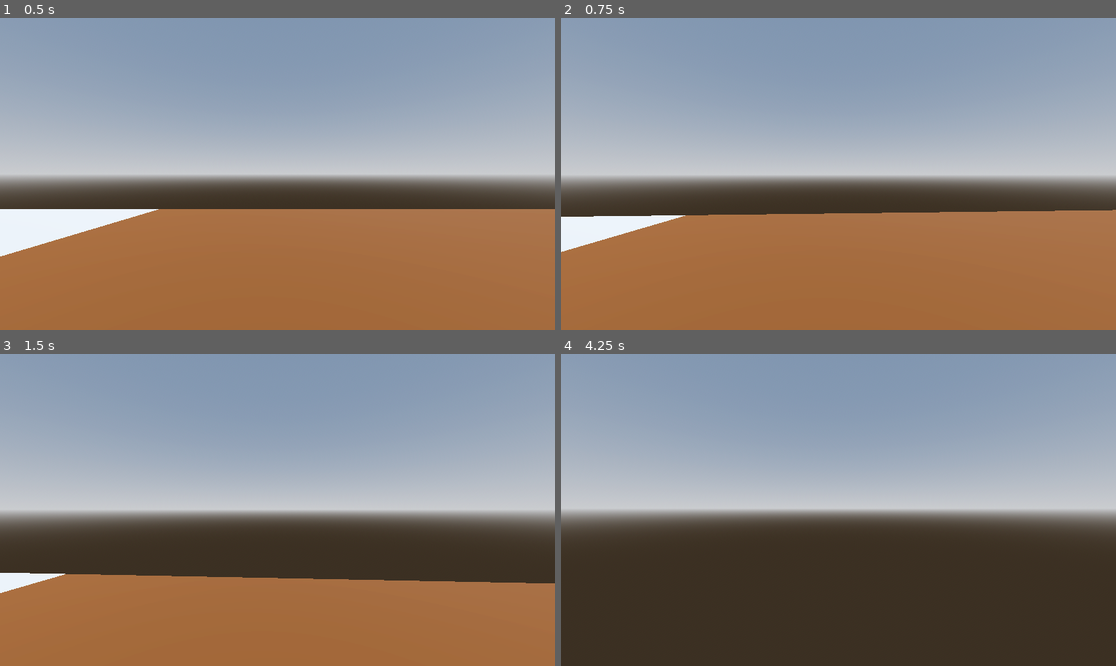
Above: before the commit, frames 1-4 (two rows, left to right).
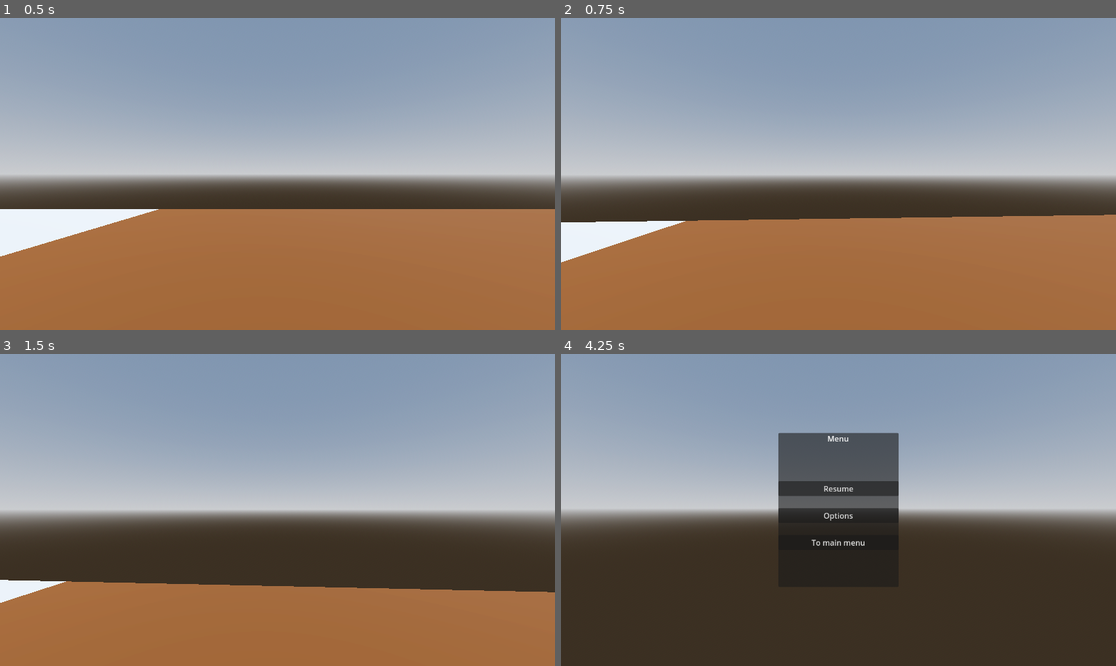
Above: after the commit, the same moments.

Repository: veradesrt/Sreamjam2025
Game: Godot game, scene res://scenes/maps/main.tscn
Same seed, same stepped clock (60 frames per second), same inputs: the game is played once before the commit and once after it.
Inputs (mouse positions are in pixels of both pictures, inside the frame that each line leads up to):
- Up to frame 1 (0.5 s): no input
- Up to frame 2 (0.75 s): tap Enter (enter) at 0.5, 0.6 s; move the mouse to (866, 174) at 0.52 s; hold W (forward) from 0.53 s (still down)
- Up to frame 3 (1.5 s): keep holding W (forward); move the mouse to (249, 510) at 1.27 s; tap Enter (enter) at 1.35 s
- Up to frame 4 (4.25 s): keep holding W (forward); move the mouse to (849, 503) at 2.02 s; tap Enter (enter) at 2.1, 2.85, 3.5, 3.6 s; tap Space at 2.75 s; move the mouse to (832, 516) at 2.77 s; move the mouse to (877, 513) at 3.52 s; tap Escape (escape) at 4.15 s

Frame 1 is identical in both runs. In frame 2, 2.2% of the frame differs, in the area x 0-100%, y 61-79%; in frame 3, 2.8%; in frame 4, 7.8%, in the area x 39-61%, y 25-63%.

Commit message:
added ingame menu, now you have options for mouse sensitivity, master audio and sfx audio

Diff:
--- /dev/null
+++ b/default_bus_layout.tres
@@ -0,0 +1,15 @@
+[gd_resource type="AudioBusLayout" format=3 uid="uid://bxvwrhb5i7gu7"]
+
+[resource]
+bus/1/name = &"SFX"
+bus/1/solo = false
+bus/1/mute = false
+bus/1/bypass_fx = false
+bus/1/volume_db = 0.0
+bus/1/send = &"Master"
+bus/2/name = &"Ambience"
+bus/2/solo = false
+bus/2/mute = false
+bus/2/bypass_fx = false
+bus/2/volume_db = 0.0
+bus/2/send = &"Master"
--- a/project.godot
+++ b/project.godot
@@ -19,10 +19,15 @@
 [autoload]
 
 DialogueGlobalEmitter="*res://scripts/dialogue/dialogue/DialogueGlobalEmitter.gd"
+PlayerData="*res://scripts/player_singleton/player_data.gd"
 
 [debug]
 
 gdscript/warnings/unassigned_variable=2
+
+[display]
+
+window/size/resizable=false
 
 [global_group]
 
--- a/scenes/maps/main.tscn
+++ b/scenes/maps/main.tscn
@@ -1,11 +1,10 @@
-[gd_scene load_steps=10 format=3 uid="uid://c78bdq77ygnhk"]
+[gd_scene load_steps=13 format=3 uid="uid://c78bdq77ygnhk"]
 
-[ext_resource type="PackedScene" uid="uid://e54q0xwbfuo8" path="res://scenes/player/player.tscn" id="1_8wxmh"]
+[ext_resource type="PackedScene" uid="uid://bidwu6pvfcasl" path="res://scenes/player/player.tscn" id="1_8wxmh"]
 [ext_resource type="PackedScene" uid="uid://bg7qt4fnwttvq" path="res://scenes/primitives/trigger.tscn" id="2_pwihf"]
+[ext_resource type="Script" uid="uid://5vol0c1sctto" path="res://scripts/interactable/InteractableNode.gd" id="3_6hyye"]
 [ext_resource type="PackedScene" uid="uid://kutieyc8oj64" path="res://scenes/primitives/dialogue_emitter_3d.tscn" id="3_gx8es"]
 [ext_resource type="Resource" uid="uid://b7pcjhuuijv50" path="res://resources/dialogue/example.tres" id="4_2avkh"]
-[ext_resource type="Script" uid="uid://5vol0c1sctto" path="res://scripts/interactable/InteractableNode.gd" id="3_6hyye"]
-
 
 [sub_resource type="ProceduralSkyMaterial" id="ProceduralSkyMaterial_8wxmh"]
 sky_horizon_color = Color(0.66224277, 0.6717428, 0.6867428, 1)
@@ -55,10 +54,10 @@
 transform = Transform3D(1, 0, 0, 0, 1, 0, 0, 0, 1, 15.516809, 2.1821399, 0)
 
 [node name="dialogue_emitter_3d" parent="." instance=ExtResource("3_gx8es")]
+transform = Transform3D(1, 0, 0, 0, 1, 0, 0, 0, 1, 8.556388, 2.8090482, 0)
 dialogue = ExtResource("4_2avkh")
 
 [node name="trigger" parent="dialogue_emitter_3d" instance=ExtResource("2_pwihf")]
-transform = Transform3D(1, 0, 0, 0, 1, 0, 0, 0, 1, 6.5389414, 3.019484, 0)
 
 [node name="CollisionShape3D" parent="dialogue_emitter_3d/trigger" index="0"]
 shape = SubResource("BoxShape3D_6hyye")
@@ -76,7 +75,6 @@
 transform = Transform3D(1, 0, 0, 0, 1, 0, 0, 0, 1, 0, 0, -0.0014953613)
 shape = SubResource("BoxShape3D_2avkh")
 
-[editable path="trigger"]
 [connection signal="player_entered" from="dialogue_emitter_3d/trigger" to="dialogue_emitter_3d" method="start_dialogue"]
 
 [editable path="dialogue_emitter_3d/trigger"]
--- a/scenes/player/main_menu.gd
+++ b/scenes/player/main_menu.gd
@@ -2,16 +2,40 @@
 
 @onready var menu_container: Panel = $menu_container
 @onready var dialogue_container: Control = $DialogueNode
+@onready var options: Control = $options
 
 @onready var player: Player = $".."
 
-# Called when the node enters the scene tree for the first time.
+@onready var mouse_sensitivity: HSlider = $options/Panel/VBoxContainer/mouse_sens/mouse_sensitivity
+@onready var mouse_sens_value: Label = $options/Panel/VBoxContainer/mouse_sens/mouse_sensitivity/mouse_sens_value
+
+@onready var master_audio: HSlider = $options/Panel/VBoxContainer/master_sound/master_audio
+@onready var audio_value: Label = $options/Panel/VBoxContainer/master_sound/master_audio/audio_value
+@onready var sfx_audio: HSlider = $options/Panel/VBoxContainer/sfx_sound/sfx_audio
+@onready var audio_sfx_value: Label = $options/Panel/VBoxContainer/sfx_sound/sfx_audio/audio_SFX_value
+
+var local_mouse_sens : float = 0
+
 func _ready() -> void:
 	close_all()
 	pass # Replace with function body.
 
 func _process(delta: float) -> void:
 	pass
+
+## get the current mouse sensitivity from the player and set it into the UI
+func set_mouse_sensitivity_from_player():
+	var sens = player.mouse_sens
+	local_mouse_sens = sens
+	mouse_sensitivity.value = sens
+	mouse_sens_value.text = str( sens )
+
+## called from the player when u want to open/close the menu
+func menu_update_request():
+	if menu_container.visible:
+		close_all()
+	else:
+		open_menu()
 
 func open_menu():
 	player.change_mouse_mode(Input.MOUSE_MODE_VISIBLE)
@@ -20,6 +44,13 @@
 func close_menu():
 	player.change_mouse_mode(Input.MOUSE_MODE_CAPTURED)
 	menu_container.visible = false
+
+func open_options():
+	set_mouse_sensitivity_from_player()
+	options.visible = true
+
+func close_options():
+	options.visible = false
 
 func open_dialogue():
 	player.change_mouse_mode(Input.MOUSE_MODE_VISIBLE)
@@ -32,13 +63,29 @@
 func close_all():
 	menu_container.visible = false
 	#dialogue_container.visible = false
+	options.visible = false
 	player.change_mouse_mode(Input.MOUSE_MODE_CAPTURED)
 
 func _on_resume_pressed() -> void:
-	pass # Replace with function body.
+	close_menu()
 
 func _on_options_pressed() -> void:
-	pass # Replace with function body.
+	open_options()
 
 func _on_exit_pressed() -> void:
 	pass # Replace with function body.
+
+func _on_mouse_sensitivity_value_changed(value: float) -> void:
+	local_mouse_sens = value
+	PlayerData.set_mouse_sensitivity(local_mouse_sens)
+	mouse_sens_value.text = str( local_mouse_sens )
+
+
+func _on_master_audio_value_changed(value: float) -> void:
+	AudioServer.set_bus_volume_db(0,value)
+	audio_value.text = str(value)
+	print("chage audio")
+
+func _on_sfx_audio_value_changed(value: float) -> void:
+	AudioServer.set_bus_volume_db(1,value)
+	audio_sfx_value.text = str(value)
--- a/scenes/player/player.gd
+++ b/scenes/player/player.gd
@@ -14,30 +14,32 @@
 
 var footsteps_dirt : Array = [load("res://assets/footstep_dirt_1.ogg"),load("res://assets/footstep_dirt_2.ogg")]
 var footsteps_concrete : Array = [load("res://assets/footstep_concrete_1.ogg"),load("res://assets/footstep_concrete_2.ogg"),load("res://assets/footstep_concrete_3.ogg")]
+
 ## used to control the player movement speed
 const SPEED = 5.0
+
 ## Unused
-const JUMP_VELOCITY = 4.5
+const JUMP_VELOCITY = 2
 
 ## mouse sensitivity, used for camera control
-@export var mouse_sens : float = 0.001
+var mouse_sens : float
 
 func _ready() -> void:
 	## on startup set the mouse mode to captured so the player can look around
 	change_mouse_mode(Input.MOUSE_MODE_CAPTURED)
+	mouse_sens = PlayerData.get_mouse_sensitivity()
+	PlayerData.mouse_sens_changed.connect(change_mouse_mode)
 
 ## function used to change the mouse mode from a single place
 func change_mouse_mode(new_mode):
 	Input.mouse_mode = new_mode
 
 func open_exit_menu():
-
 	pass
 
 func _input(event: InputEvent) -> void:
 	if event.is_action_pressed("escape"):
-		change_mouse_mode(Input.MOUSE_MODE_VISIBLE)
-		pass
+		main_menu.menu_update_request()
 	if event is InputEventMouseMotion && Input.mouse_mode == Input.MOUSE_MODE_CAPTURED:
 		rotate_y(event.relative.x * -1 *mouse_sens)
 		head.rotate_x(event.relative.y * -1 *mouse_sens)
@@ -48,8 +50,8 @@
 		velocity += get_gravity() * delta
 
 	# Handle jump.
-	#if Input.is_action_just_pressed("ui_accept") and is_on_floor():
-	#	velocity.y = JUMP_VELOCITY
+	if Input.is_action_just_pressed("ui_accept") and is_on_floor():
+		velocity.y = JUMP_VELOCITY
 
 	var input_dir := Input.get_vector("left", "right", "forward", "backward")
 	var direction := (transform.basis * Vector3(input_dir.x, 0, input_dir.y)).normalized()
@@ -74,7 +76,6 @@
 					footsteps_player.pitch_scale = randf_range(0.9,1.1)
 					footsteps_player.play()
 
-			pass
 		velocity.x = direction.x * SPEED
 		velocity.z = direction.z * SPEED
 	else:
--- a/scenes/player/player.tscn
+++ b/scenes/player/player.tscn
@@ -1,11 +1,14 @@
-[gd_scene load_steps=7 format=3 uid="uid://bidwu6pvfcasl"]
+[gd_scene load_steps=8 format=3 uid="uid://bidwu6pvfcasl"]
 
 [ext_resource type="Script" uid="uid://c5os2fgtf1upq" path="res://scenes/player/player.gd" id="1_8afob"]
 [ext_resource type="PackedScene" uid="uid://d0aj0u6tpefpb" path="res://scenes/interactable/interact_detector._scenetscn.tscn" id="2_dovo2"]
 [ext_resource type="Script" uid="uid://ya240urtqqhp" path="res://scripts/dialogue/dialogue/DialogueNode.gd" id="3_gmlin"]
-[ext_resource type="Script" path="res://scenes/player/main_menu.gd" id="3_lvxji"]
+[ext_resource type="Script" uid="uid://cg2wippfghjib" path="res://scenes/player/main_menu.gd" id="3_lvxji"]
 
 [sub_resource type="CapsuleShape3D" id="CapsuleShape3D_dovo2"]
+
+[sub_resource type="StyleBoxFlat" id="StyleBoxFlat_lvxji"]
+bg_color = Color(0.13028675, 0.13028681, 0.1302867, 1)
 
 [sub_resource type="CapsuleMesh" id="CapsuleMesh_dovo2"]
 
@@ -28,9 +31,11 @@
 
 [node name="ground_check" type="RayCast3D" parent="."]
 transform = Transform3D(1, 0, 0, 0, 1, 0, 0, 0, 1, 0, -0.88001686, 0)
+target_position = Vector3(0, -0.32, 0)
 
 [node name="footsteps_player" type="AudioStreamPlayer3D" parent="."]
 transform = Transform3D(1, 0, 0, 0, 1, 0, 0, 0, 1, 0, -0.9571409, 0)
+bus = &"SFX"
 
 [node name="footsteps_delay" type="Timer" parent="."]
 wait_time = 0.6
@@ -102,9 +107,191 @@
 script = ExtResource("3_gmlin")
 metadata/_custom_type_script = "uid://ya240urtqqhp"
 
+[node name="options" type="Control" parent="UI"]
+layout_mode = 1
+anchors_preset = 15
+anchor_right = 1.0
+anchor_bottom = 1.0
+grow_horizontal = 2
+grow_vertical = 2
+
+[node name="Panel" type="Panel" parent="UI/options"]
+layout_mode = 1
+anchors_preset = 8
+anchor_left = 0.5
+anchor_top = 0.5
+anchor_right = 0.5
+anchor_bottom = 0.5
+offset_left = -250.0
+offset_top = -200.0
+offset_right = 250.0
+offset_bottom = 200.0
+grow_horizontal = 2
+grow_vertical = 2
+theme_override_styles/panel = SubResource("StyleBoxFlat_lvxji")
+
+[node name="VBoxContainer" type="VBoxContainer" parent="UI/options/Panel"]
+layout_mode = 1
+anchors_preset = 15
+anchor_right = 1.0
+anchor_bottom = 1.0
+grow_horizontal = 2
+grow_vertical = 2
+
+[node name="title" type="Label" parent="UI/options/Panel/VBoxContainer"]
+layout_mode = 2
+theme_override_font_sizes/font_size = 32
+text = "Options"
+horizontal_alignment = 1
+vertical_alignment = 1
+
+[node name="mouse_sens" type="Control" parent="UI/options/Panel/VBoxContainer"]
+custom_minimum_size = Vector2(0, 60)
+layout_mode = 2
+
+[node name="title" type="Label" parent="UI/options/Panel/VBoxContainer/mouse_sens"]
+layout_mode = 1
+anchors_preset = 10
+anchor_right = 1.0
+offset_bottom = 23.0
+grow_horizontal = 2
+text = "Mouse Sensitivity"
+horizontal_alignment = 1
+
+[node name="mouse_sensitivity" type="HSlider" parent="UI/options/Panel/VBoxContainer/mouse_sens"]
+layout_mode = 1
+anchors_preset = -1
+anchor_left = 0.02
+anchor_top = 0.48333332
+anchor_right = 0.98
+anchor_bottom = 0.75
+grow_horizontal = 2
+grow_vertical = 2
+max_value = 2.0
+step = 0.001
+ticks_on_borders = true
+metadata/_edit_use_anchors_ = true
+
+[node name="mouse_sens_value" type="Label" parent="UI/options/Panel/VBoxContainer/mouse_sens/mouse_sensitivity"]
+layout_mode = 1
+anchors_preset = -1
+anchor_left = 0.48125
+anchor_top = 1.1875
+anchor_right = 0.5208333
+anchor_bottom = 2.625
+offset_right = 1.5258789e-05
+grow_horizontal = 2
+grow_vertical = 2
+text = "00"
+horizontal_alignment = 1
+vertical_alignment = 1
+metadata/_edit_use_anchors_ = true
+
+[node name="master_sound" type="Control" parent="UI/options/Panel/VBoxContainer"]
+custom_minimum_size = Vector2(0, 60)
+layout_mode = 2
+
+[node name="title" type="Label" parent="UI/options/Panel/VBoxContainer/master_sound"]
+layout_mode = 1
+anchors_preset = 10
+anchor_right = 1.0
+offset_bottom = 23.0
+grow_horizontal = 2
+text = "Master Audio"
+horizontal_alignment = 1
+
+[node name="master_audio" type="HSlider" parent="UI/options/Panel/VBoxContainer/master_sound"]
+layout_mode = 1
+anchors_preset = -1
+anchor_left = 0.02
+anchor_top = 0.48333332
+anchor_right = 0.98
+anchor_bottom = 0.75
+grow_horizontal = 2
+grow_vertical = 2
+min_value = -24.0
+max_value = 24.0
+ticks_on_borders = true
+metadata/_edit_use_anchors_ = true
+
+[node name="audio_value" type="Label" parent="UI/options/Panel/VBoxContainer/master_sound/master_audio"]
+layout_mode = 1
+anchors_preset = -1
+anchor_left = 0.48125
+anchor_top = 1.1875
+anchor_right = 0.5208333
+anchor_bottom = 2.625
+offset_right = 1.5258789e-05
+grow_horizontal = 2
+grow_vertical = 2
+text = "00"
+horizontal_alignment = 1
+vertical_alignment = 1
+metadata/_edit_use_anchors_ = true
+
+[node name="sfx_sound" type="Control" parent="UI/options/Panel/VBoxContainer"]
+custom_minimum_size = Vector2(0, 60)
+layout_mode = 2
+
+[node name="title" type="Label" parent="UI/options/Panel/VBoxContainer/sfx_sound"]
+layout_mode = 1
+anchors_preset = 10
+anchor_right = 1.0
+offset_bottom = 23.0
+grow_horizontal = 2
+text = "SFX Audio"
+horizontal_alignment = 1
+
+[node name="sfx_audio" type="HSlider" parent="UI/options/Panel/VBoxContainer/sfx_sound"]
+layout_mode = 1
+anchors_preset = -1
+anchor_left = 0.02
+anchor_top = 0.48333332
+anchor_right = 0.98
+anchor_bottom = 0.75
+grow_horizontal = 2
+grow_vertical = 2
+min_value = -24.0
+max_value = 24.0
+ticks_on_borders = true
+metadata/_edit_use_anchors_ = true
+
+[node name="audio_SFX_value" type="Label" parent="UI/options/Panel/VBoxContainer/sfx_sound/sfx_audio"]
+layout_mode = 1
+anchors_preset = -1
+anchor_left = 0.48125
+anchor_top = 1.1875
+anchor_right = 0.5208333
+anchor_bottom = 2.625
+offset_right = 1.5258789e-05
+grow_horizontal = 2
+grow_vertical = 2
+text = "00"
+horizontal_alignment = 1
+vertical_alignment = 1
+metadata/_edit_use_anchors_ = true
+
+[node name="close" type="Button" parent="UI/options/Panel"]
+layout_mode = 1
+anchors_preset = 7
+anchor_left = 0.5
+anchor_top = 1.0
+anchor_right = 0.5
+anchor_bottom = 1.0
+offset_left = -25.0
+offset_top = -31.0
+offset_right = 25.0
+grow_horizontal = 2
+grow_vertical = 0
+text = "Close & Save"
+
 [node name="MeshInstance3D" type="MeshInstance3D" parent="."]
 mesh = SubResource("CapsuleMesh_dovo2")
 
 [connection signal="pressed" from="UI/menu_container/VBoxContainer/resume" to="UI" method="_on_resume_pressed"]
 [connection signal="pressed" from="UI/menu_container/VBoxContainer/options" to="UI" method="_on_options_pressed"]
 [connection signal="pressed" from="UI/menu_container/VBoxContainer/exit" to="UI" method="_on_exit_pressed"]
+[connection signal="value_changed" from="UI/options/Panel/VBoxContainer/mouse_sens/mouse_sensitivity" to="UI" method="_on_mouse_sensitivity_value_changed"]
+[connection signal="value_changed" from="UI/options/Panel/VBoxContainer/master_sound/master_audio" to="UI" method="_on_master_audio_value_changed"]
+[connection signal="value_changed" from="UI/options/Panel/VBoxContainer/sfx_sound/sfx_audio" to="UI" method="_on_sfx_audio_value_changed"]
+[connection signal="pressed" from="UI/options/Panel/close" to="UI" method="close_options"]
--- /dev/null
+++ b/scripts/player_singleton/player_data.gd
@@ -0,0 +1,26 @@
+extends Node
+
+var mouse_sensitivity : float = 0.001
+
+var master_audio_db : float = 0
+var sfx_audio_db : float = 0
+
+signal mouse_sens_changed()
+func _ready() -> void:
+	pass # Replace with function body.
+
+func _process(delta: float) -> void:
+	pass
+
+func set_mouse_sensitivity(new_value:float)->void:
+	mouse_sensitivity = new_value
+	mouse_sens_changed.emit()
+
+func get_mouse_sensitivity()->float:
+	return mouse_sensitivity
+
+func set_master_audio(new_master_db:float)->void:
+	master_audio_db = new_master_db
+
+func get_master_audio()->float:
+	return master_audio_db
Not shown, added: scripts/player_singleton/player_data.gd.uid
